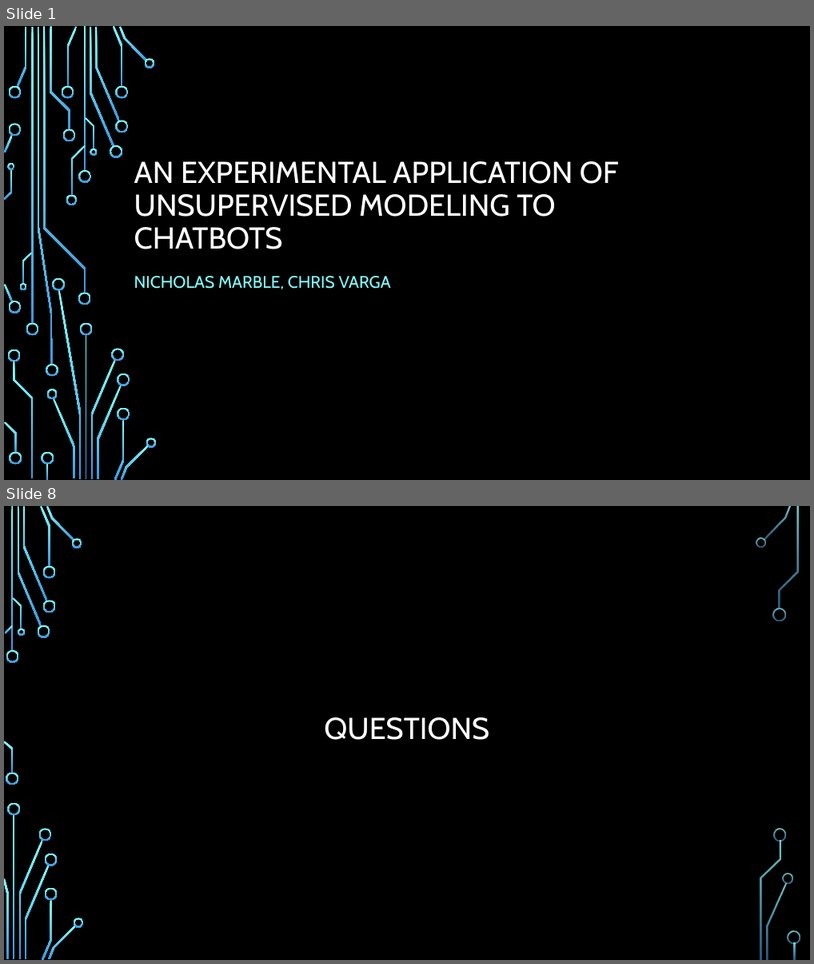
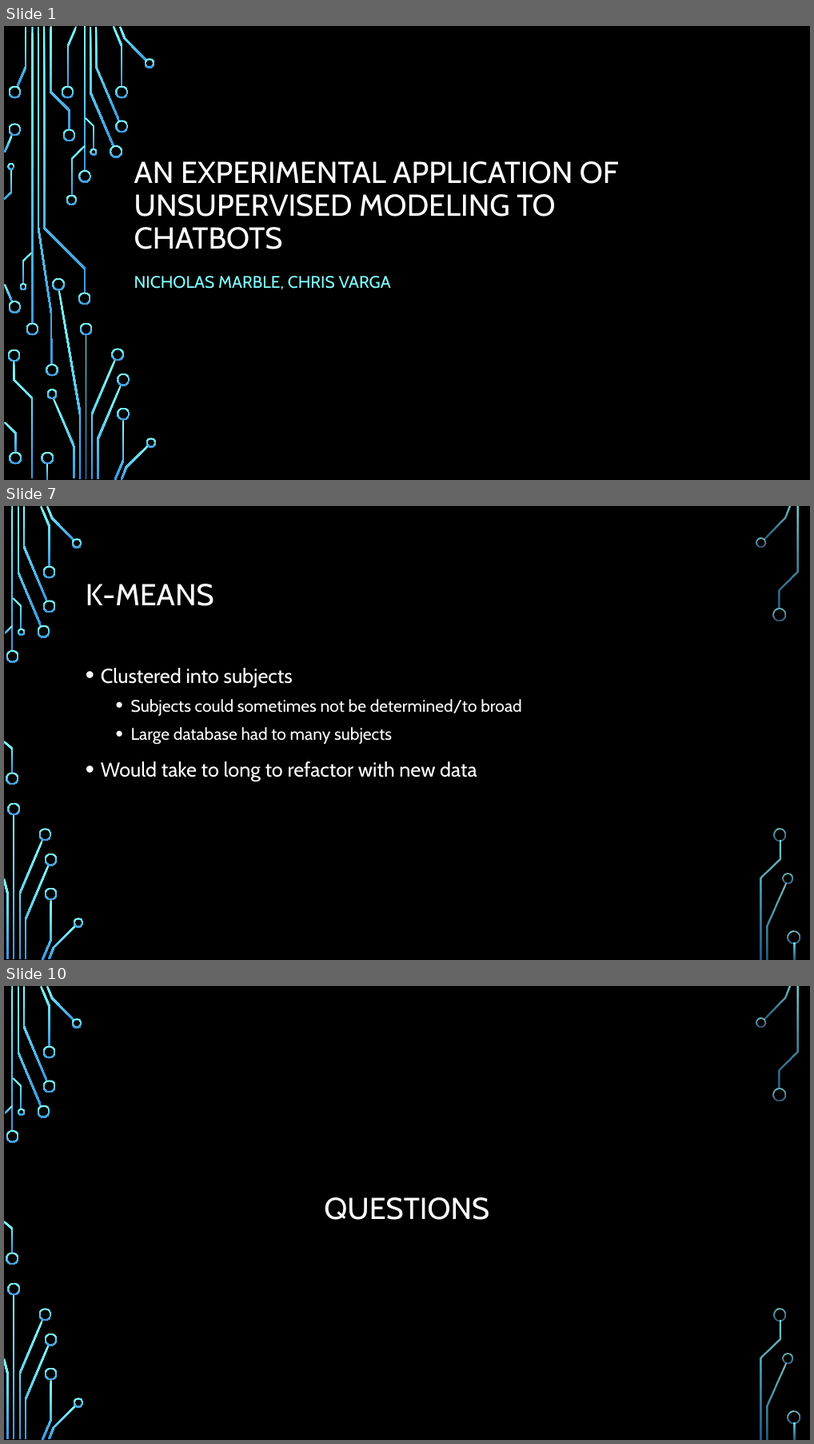
Before and after one commit to chrisvarga/chatbot, a slide deck: Marble_Varga_Prop_Presentation.pptx. Shown one above the other, each under a label of ours: slides 1 and 8 before the commit, slides 1, 7 and 10 after it; the slides between them are not shown. The pictures are 814x964 and 814x1444 pixels, drawn with LibreOffice and Linux fonts; fonts in the diff are those of the drawing; background and template pictures are left out. Boxes give left, top, right and bottom in pixels: in the first picture for what was removed or moved away, otherwise in the second. Text is boxed around its words. In the diff, an @@ line names an element or a change of style, - is before the commit and + after.

```diff
--- a/Marble_Varga_Prop_Presentation.pptx
+++ b/Marble_Varga_Prop_Presentation.pptx
@@ slide 7 added at [4,506,810,960], background picture (left out); not listed: 36 template elements that a slide beside it also shows @@
@@ title added at [86,584,214,606], 36 pt, text #FFFFFF @@
+K-MEANS
@@ text added at [101,668,522,781], 20 pt, text #FFFFFF @@
+• Clustered into subjects
+  • Subjects could sometimes not be determined/to broad
+  • Large database had to many subjects
+• Would take to long to refactor with new data
@@ what was slide 8 is now slide 10 @@
```
Also in this commit, not shown: 1 slide changed, 6 other slides added, 5 slides removed.
